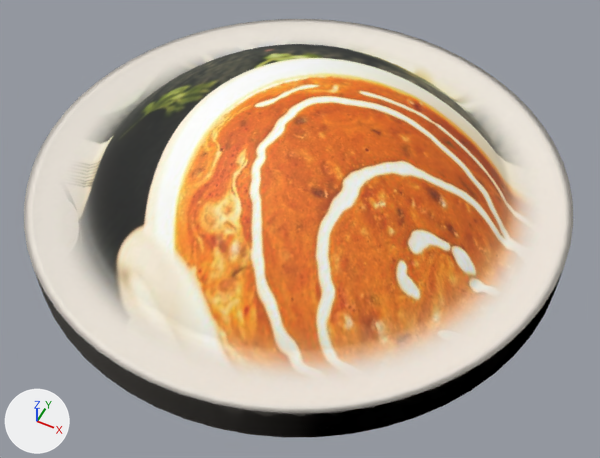
The glTF model models/dal-makhani.glb as it was, and as the next commit left it.
Both versions are drawn from a 50 mm lens placed at (0.135, -0.268, 0.3), pointed at (0.013, -0.025, -0.004). The axes (+X, +Y, +Z) are drawn at lower left. The lights are the same throughout. The older version comes first. Vertices at exactly the same position are counted once.

In view in the first picture: 'dal-makhani'.
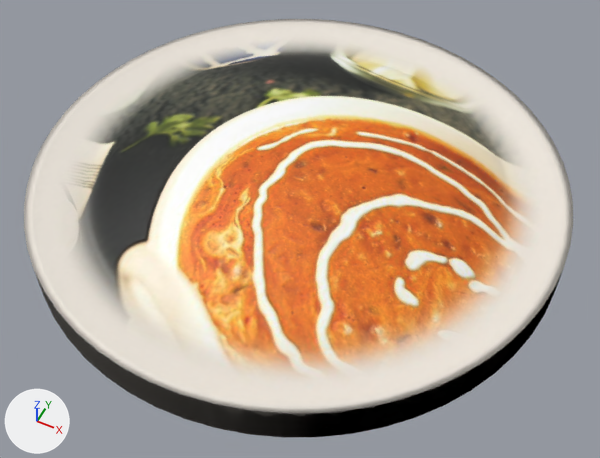
What differs and where, as boxes [x1, y1, x2, y2] in the pictures (600 x 458 px; the box of a moved part takes in the faces that stretch with it):
```json
{"part": 1, "of": "me_mesh_0", "change": "moved or reshaped", "before": [82, 44, 515, 361], "after": [82, 51, 515, 361]}
```

Edits to the scene script, one JSON object a line:
```json
{"block": "me_mesh_0", "where": "# used by ob_dal_makhani; location = (0.0, 0.0, 0.0)"}
{"op": "remove", "block": "me_mesh_0", "code": "me_mesh_0.from_pydata(...)  # 1862 vertices, 3720 faces; spans x -0.135..0.135, y -0.135..0.135, z -0.014..0.055"}
{"op": "add", "block": "me_mesh_0", "code": "me_mesh_0.from_pydata(...)  # 1862 vertices, 3720 faces; spans x -0.135..0.135, y -0.135..0.135, z -0.014..0.027"}
{"block": "me_mesh_0", "change": "me_mesh_0 part 1: 1381 of the vertices in x -0.104..0.104, y -0.104..0.104, z 0.005..0.055 are scaled about the mesh origin by (1, 1, 0.486)"}
```
